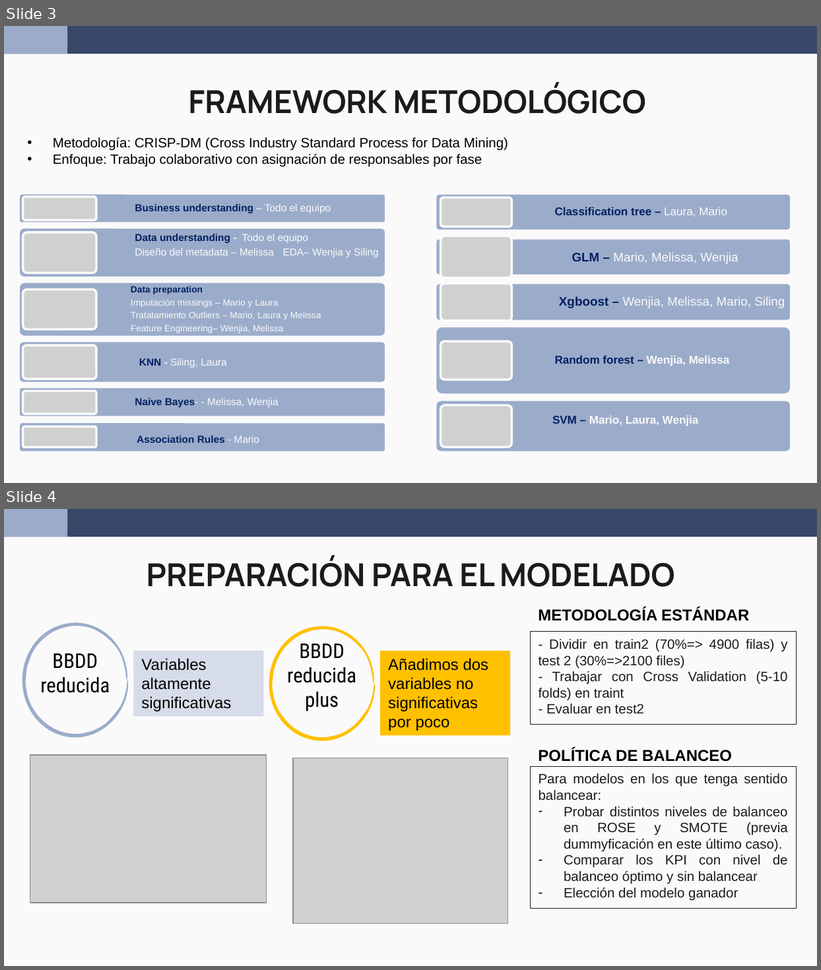
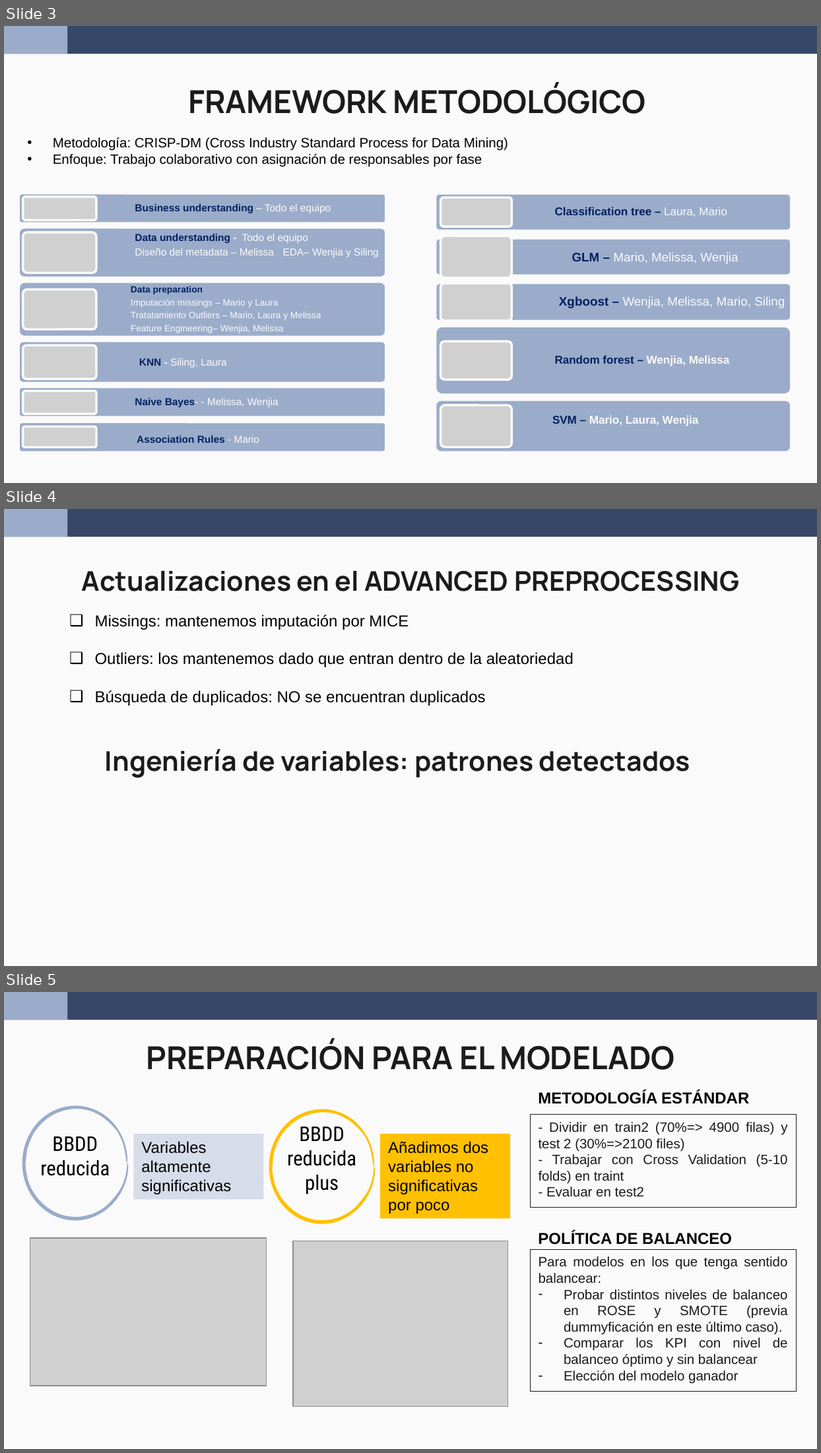
Before and after one commit to wen2111/Mineria, a slide deck: Entrega_2/00.REPORTE/Reporte_Grupo5_new.pptx. Shown one above the other, each under a label of ours: slides 3 and 4 before the commit, slides 3, 4 and 5 after it. The pictures are 821x970 and 821x1453 pixels, drawn with LibreOffice and Linux fonts; fonts in the diff are those of the drawing; grey boxes stand for pictures. Boxes give left, top, right and bottom in pixels: in the first picture for what was removed or moved away, otherwise in the second. Text is boxed around its words. In the diff, an @@ line names an element or a change of style, - is before the commit and + after.

Commit message:
asfddsf

```diff
--- a/Entrega_2/00.REPORTE/Reporte_Grupo5_new.pptx
+++ b/Entrega_2/00.REPORTE/Reporte_Grupo5_new.pptx
@@ slide 4 added at <box>4,509,817,966</box>, background #FAFAFA; not listed: 2 template elements that a slide beside it also shows @@
@@ title added at <box>82,570,739,591</box>, 24 pt, text #1B1B1B, bold @@
+Actualizaciones en el ADVANCED PREPROCESSING
@@ text added at <box>95,615,574,706</box>, 14 pt, text #000000 @@
+❑ Missings: mantenemos imputación por MICE
+❑ Outliers: los mantenemos dado que entran dentro de la aleatoriedad
+❑ Búsqueda de duplicados: NO se encuentran duplicados
@@ text added at <box>105,749,690,778</box>, 24 pt, text #1B1B1B, bold @@
+Ingeniería de variables: patrones detectados
@@ what was slide 4 is now slide 5 @@
```
